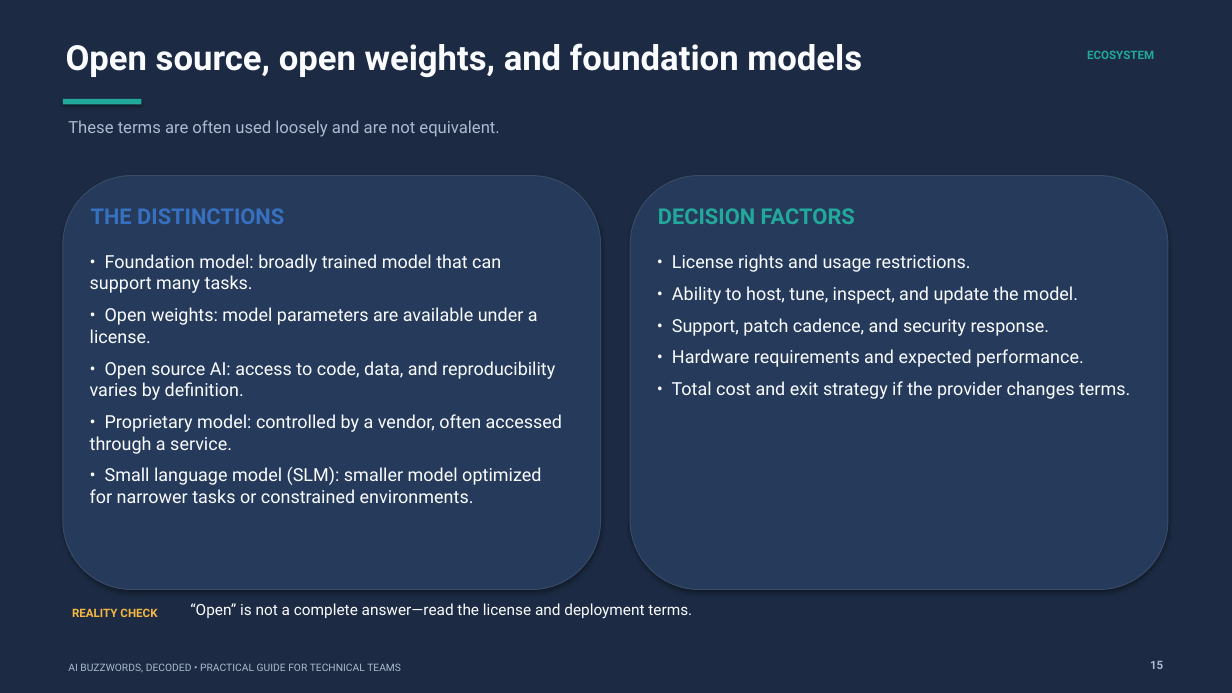
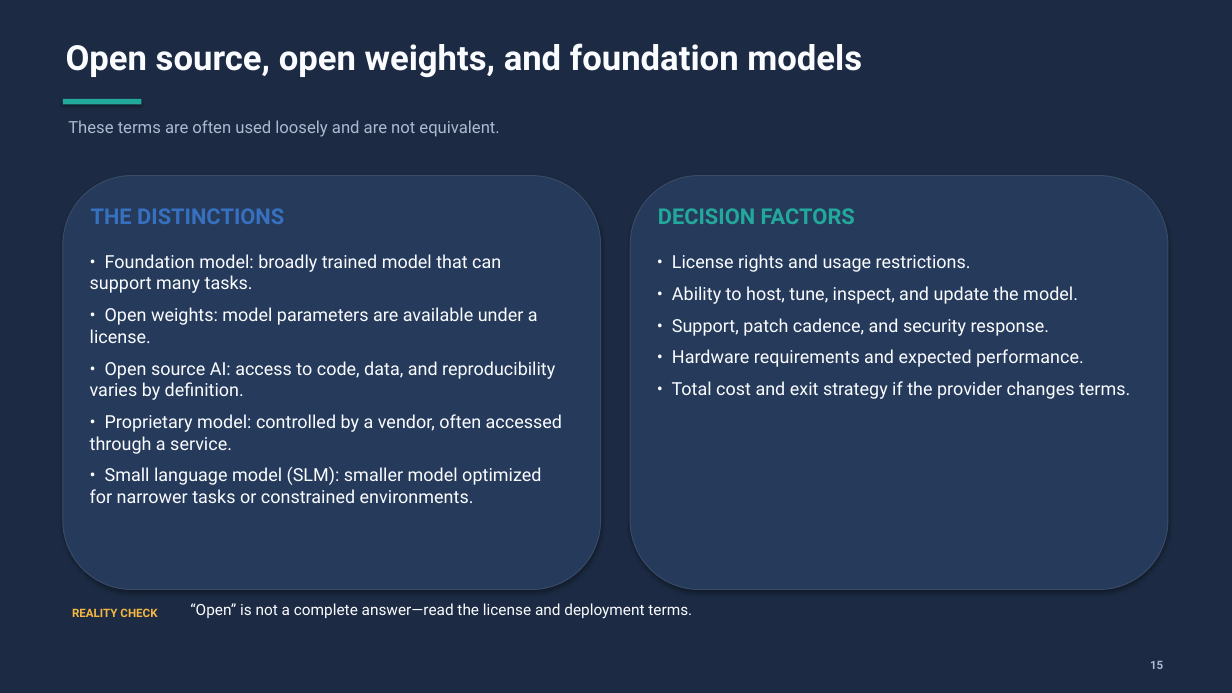
Before and after one commit to jpsider/Invoke-Automation, a slide deck: slide 19 of VMUG/Connect_FL_2026/VIAdmin_AI_Buzzwords_Consistent_Styling.pptx (slide 26 before the commit). Drawn at 1232x693 pixels with LibreOffice and Linux fonts; fonts in the diff are those of the drawing. Boxes give left, top, right and bottom in pixels: in the first picture for what was removed or moved away, otherwise in the second. Text is boxed around its words. In the diff, an @@ line names an element or a change of style, - is before the commit and + after.

Commit message:
cleaned up some random text

```diff
--- a/VMUG/Connect_FL_2026/VIAdmin_AI_Buzzwords_Consistent_Styling.pptx
+++ b/VMUG/Connect_FL_2026/VIAdmin_AI_Buzzwords_Consistent_Styling.pptx
@@ text removed at box(1087, 51, 1154, 59) @@
-ECOSYSTEM
@@ text removed at box(68, 663, 401, 672) @@
-AI BUZZWORDS, DECODED • PRACTICAL GUIDE FOR TECHNICAL TEAMS
```
Also in this commit, not shown: 23 other slides changed, 7 slides removed.
